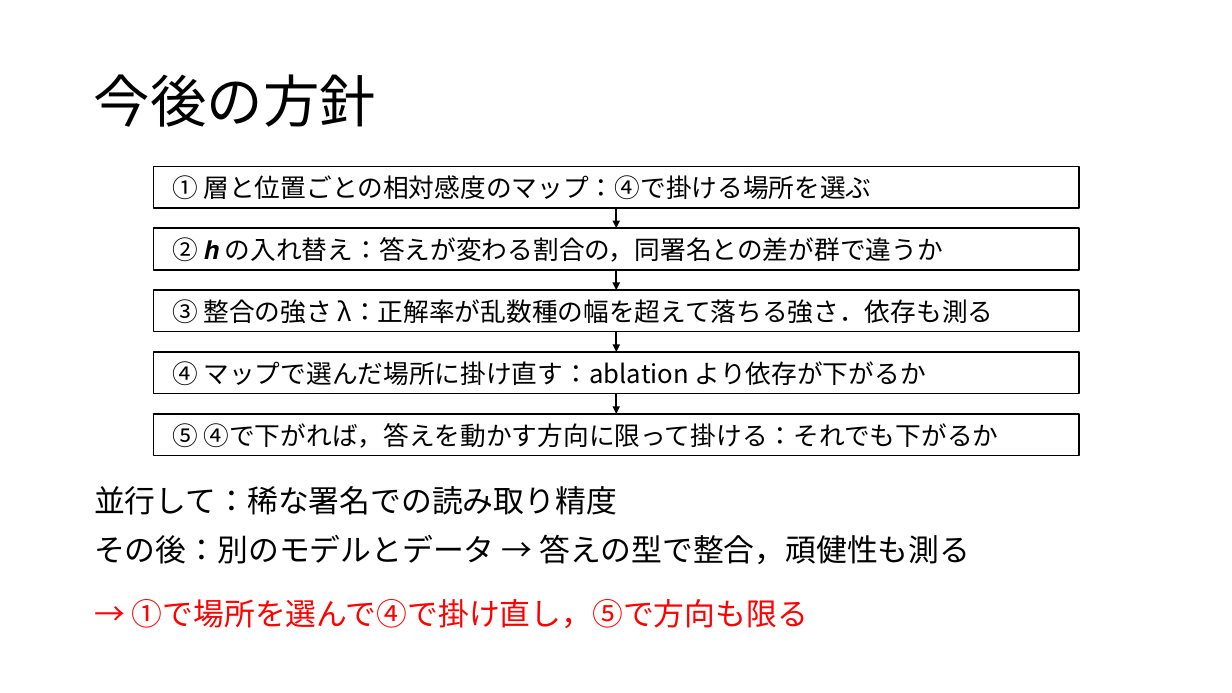
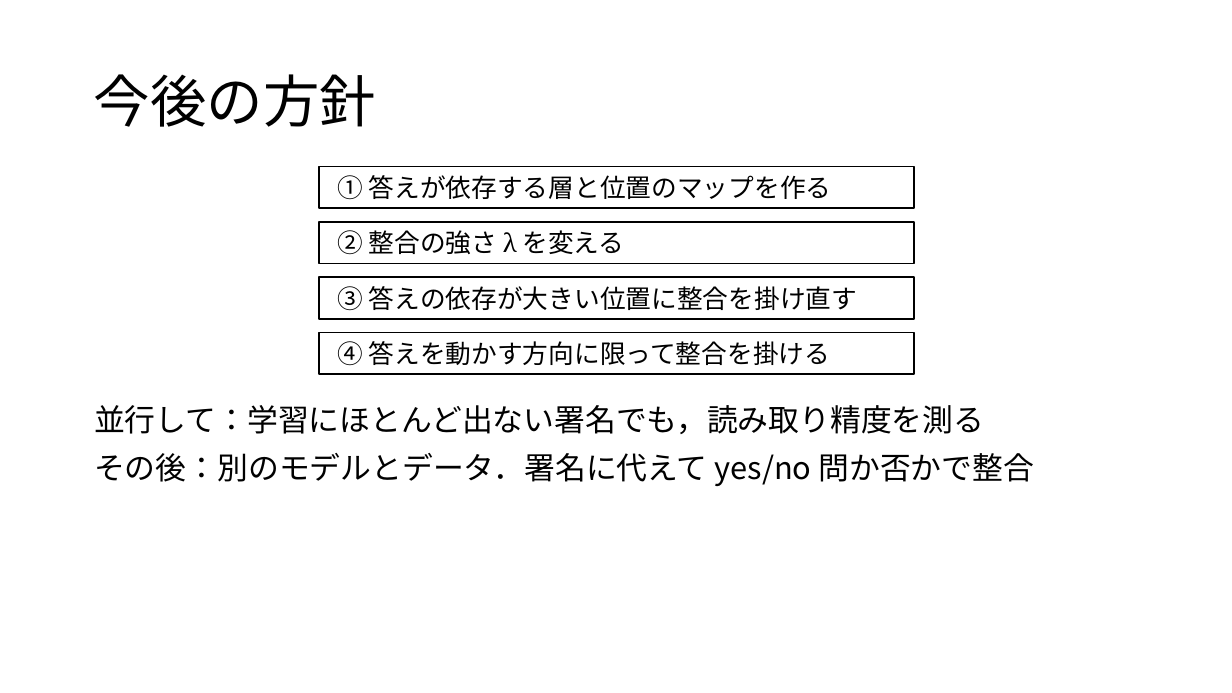
Before and after one commit to tomoking2004/taskalign, a slide deck: slide 4 of presentations/20261120_進捗報告.pptx (slide 3 before the commit). Drawn at 1232x693 pixels with LibreOffice and Linux fonts; fonts in the diff are those of the drawing. Boxes give left, top, right and bottom in pixels: in the first picture for what was removed or moved away, otherwise in the second. Text is boxed around its words. In the diff, an @@ line names an element or a change of style, - is before the commit and + after.

Commit message:
docs: rework the 20 November progress report
- 20261120_進捗報告.pptx：11/18 の3枚を8枚にした．構成は，表紙，学会での質問，十分には使われない理由，今後の方針，手順①〜④を1枚ずつである（本人の指摘）．理由は「答えを良くしないなら，手順の情報は後段にあまり読まれない」という一つの候補とし，その二通り（位置・方向）を図で示す．手順の各枚には，模式図と，ねらい・測るもの・判定を置いた．判定はポスターの語「十分には使われない」で言う．入れ替えは研究文書から外したので載せず，手順どうしの依存の行と一覧の矢印も置かない．20261106_進捗報告.pptx の雛形の部品に書いて組んだ
- principles.md：この資料への本人の指摘（2026-11-18・19）を規定にした．計画の回は手順を一枚ずつ説明する．質問と応え方の表は欄だけで読めるようにし，近い手順を当てて応えた形にしない．理由の候補は聴き手の前提に照らして理由になっているかを確かめ，同じ現象の言い換えを別の候補に立てない．規則の例外には理由を同じ行に書く．囲みと名は同じものを指すときだけ隣に置く．手順どうしの依存は載せない．スライドの λ は数式の書体で組む
- 確定前の走査：PowerPoint で開いて8枚を画像で確かめた．validate.py に合格し，文字の走査とメモはどちらも 0 件，PDF の書体は游明朝と Cambria Math だけだった．事実照合・規定・言語・教授の目の4つの観点で全文の読みを通し，その後に変えた行も読ませた

```diff
--- a/presentations/20261120_進捗報告.pptx
+++ b/presentations/20261120_進捗報告.pptx
@@ rectangle "① 答えが依存する層と位置のマップを作る": place and size @@
-rectangle "① 答えが依存する層と位置のマップを作る" at [153, 166, 1080, 208]
+rectangle "① 答えが依存する層と位置のマップを作る" at [319, 166, 914, 208]
@@ text in rectangle at [337, 175, 832, 200]: text changed @@
-① 層と位置ごとの相対感度のマップ：④で掛ける場所を選ぶ
+① 答えが依存する層と位置のマップを作る
@@ arrow removed from (616, 208) to (616, 228) @@
@@ rectangle "② 整合の強さ λ を変える": place and size @@
-rectangle "② 整合の強さ λ を変える" at [153, 290, 1080, 332]
+rectangle "② 整合の強さ λ を変える" at [319, 222, 914, 263]
@@ text in rectangle at [337, 230, 625, 255]: text changed @@
-③ 整合の強さ λ：正解率が乱数種の幅を超えて落ちる強さ．依存も測る
+② 整合の強さ λ を変える
@@ rectangle "③ 答えの依存が大きい位置に整合を掛け直す": place and size @@
-rectangle "③ 答えの依存が大きい位置に整合を掛け直す" at [153, 228, 1080, 270]
+rectangle "③ 答えの依存が大きい位置に整合を掛け直す" at [319, 277, 914, 319]
@@ text in rectangle at [337, 286, 857, 311]: text changed @@
-② 𝒉 の入れ替え：答えが変わる割合の，同署名との差が群で違うか
+③ 答えの依存が大きい位置に整合を掛け直す
@@ arrow removed from (616, 270) to (616, 290) @@
@@ rectangle removed at [153, 352, 1080, 394] @@
-④ マップで選んだ場所に掛け直す：ablation より依存が下がるか
@@ rectangle "④ 答えを動かす方向に限って整合を掛ける": place and size @@
-rectangle "④ 答えを動かす方向に限って整合を掛ける" at [153, 414, 1080, 456]
+rectangle "④ 答えを動かす方向に限って整合を掛ける" at [319, 333, 914, 374]
@@ text in rectangle at [337, 341, 830, 366]: text changed @@
-⑤ ④で下がれば，答えを動かす方向に限って掛ける：それでも下がるか
+④ 答えを動かす方向に限って整合を掛ける
@@ arrow removed from (616, 332) to (616, 352) @@
@@ text at [94, 405, 1034, 486]: text changed @@
-並行して：稀な署名での読み取り精度
-その後：別のモデルとデータ → 答えの型で整合，頑健性も測る
+並行して：学習にほとんど出ない署名でも，読み取り精度を測る
+その後：別のモデルとデータ．署名に代えて yes/no 問か否かで整合
@@ arrow removed from (616, 394) to (616, 414) @@
@@ text removed at [132, 599, 808, 628] @@
-→ ①で場所を選んで④で掛け直し，⑤で方向も限る
```
Also in this commit, not shown: 1 other slide changed, 5 slides added, 1 other file.
